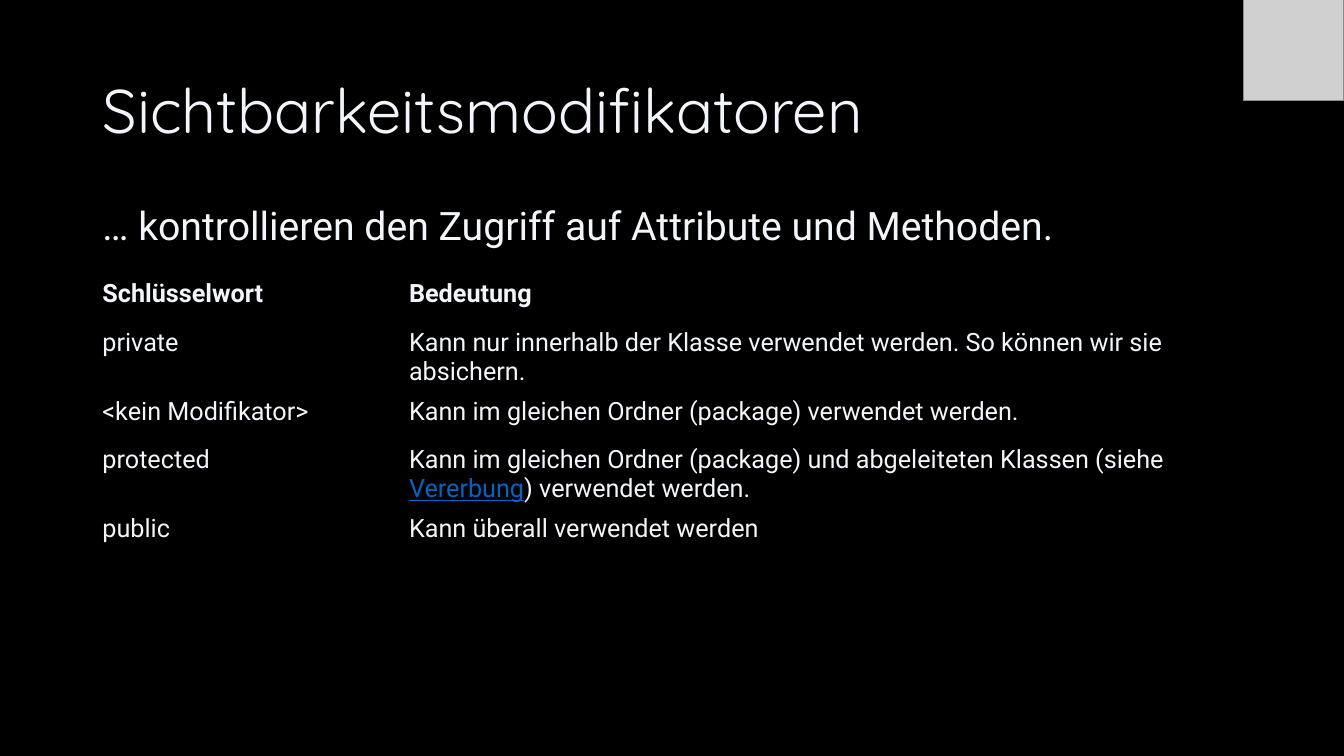
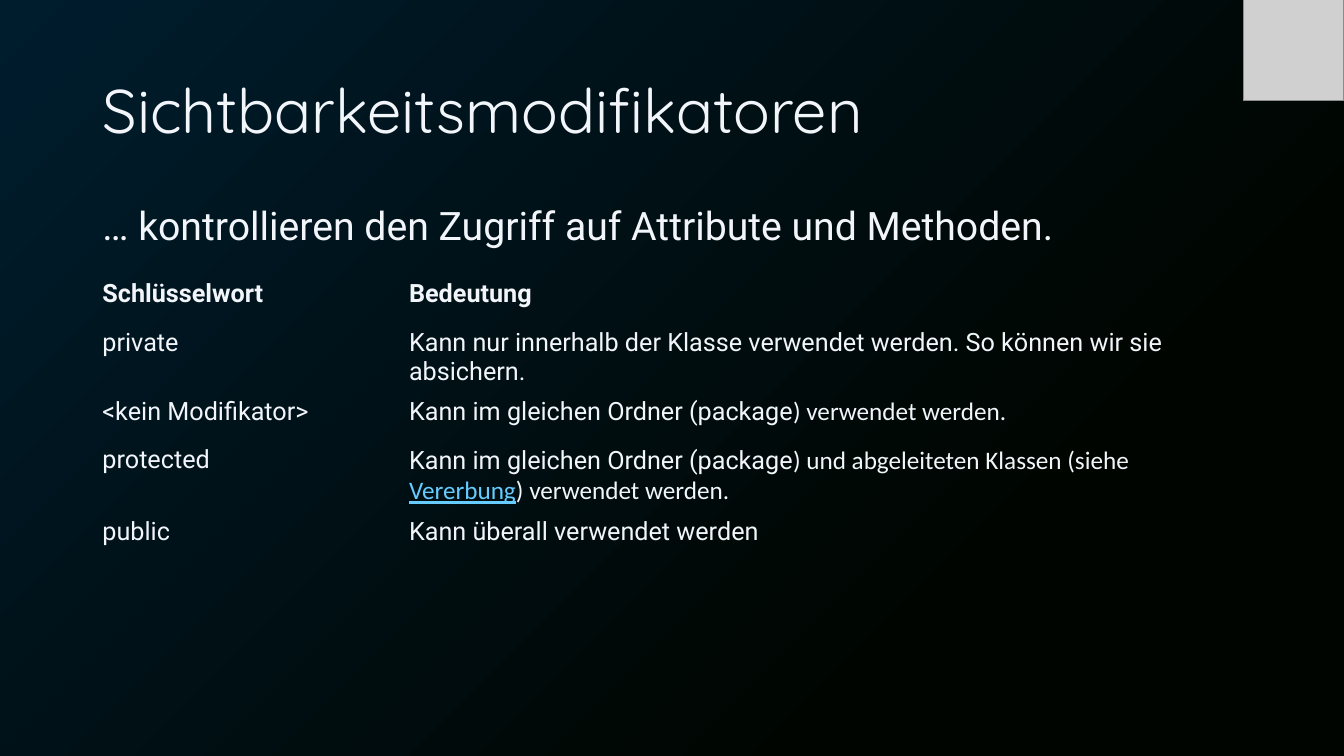
Before and after one commit to Cactusroot/Java, a slide deck: slide 50 of src/Java.pptx (slide 48 before the commit). Drawn at 1344x756 pixels with LibreOffice and Linux fonts; fonts in the diff are those of the drawing; grey boxes stand for pictures. Boxes give left, top, right and bottom in pixels: in the first picture for what was removed or moved away, otherwise in the second. Text is boxed around its words. In the diff, an @@ line names an element or a change of style, - is before the commit and + after.

```diff
--- a/src/Java.pptx
+++ b/src/Java.pptx
@@ background #000000 to gradient #001D2E to #000500 @@
@@ table at (93,274,1252,560) @@
@@ font Roboto to Calibri in "(package) verwendet werden.", "(package) und abgeleiteten Klassen (siehe Vererbung) verwend ..." @@
@@ text colour #0563C1 to #66CCFF in "Vererbung)" @@
```
Also in this commit, not shown: 108 other slides changed, 4 slides added, 1 slide removed, 1 other file.
